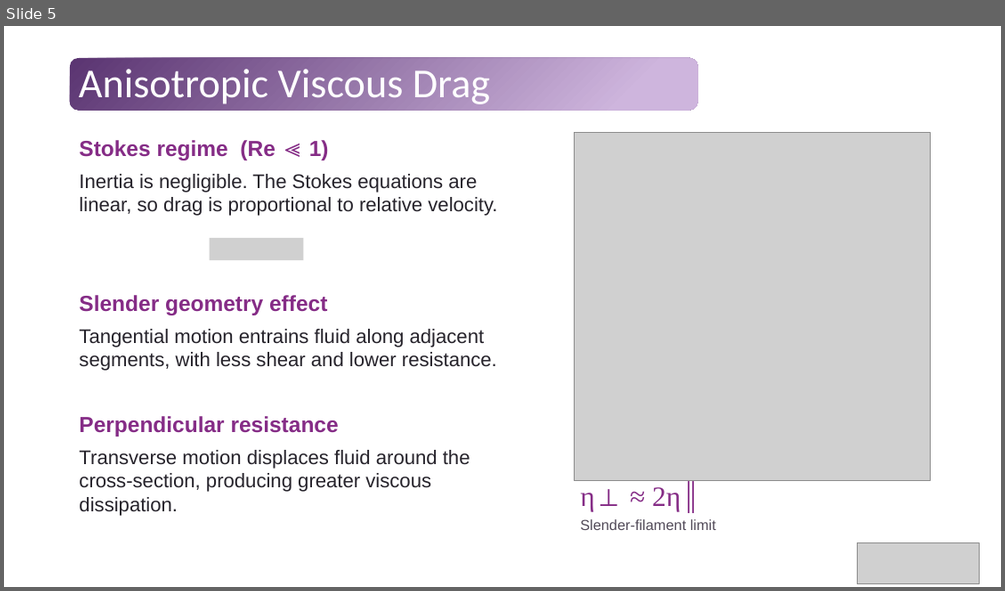
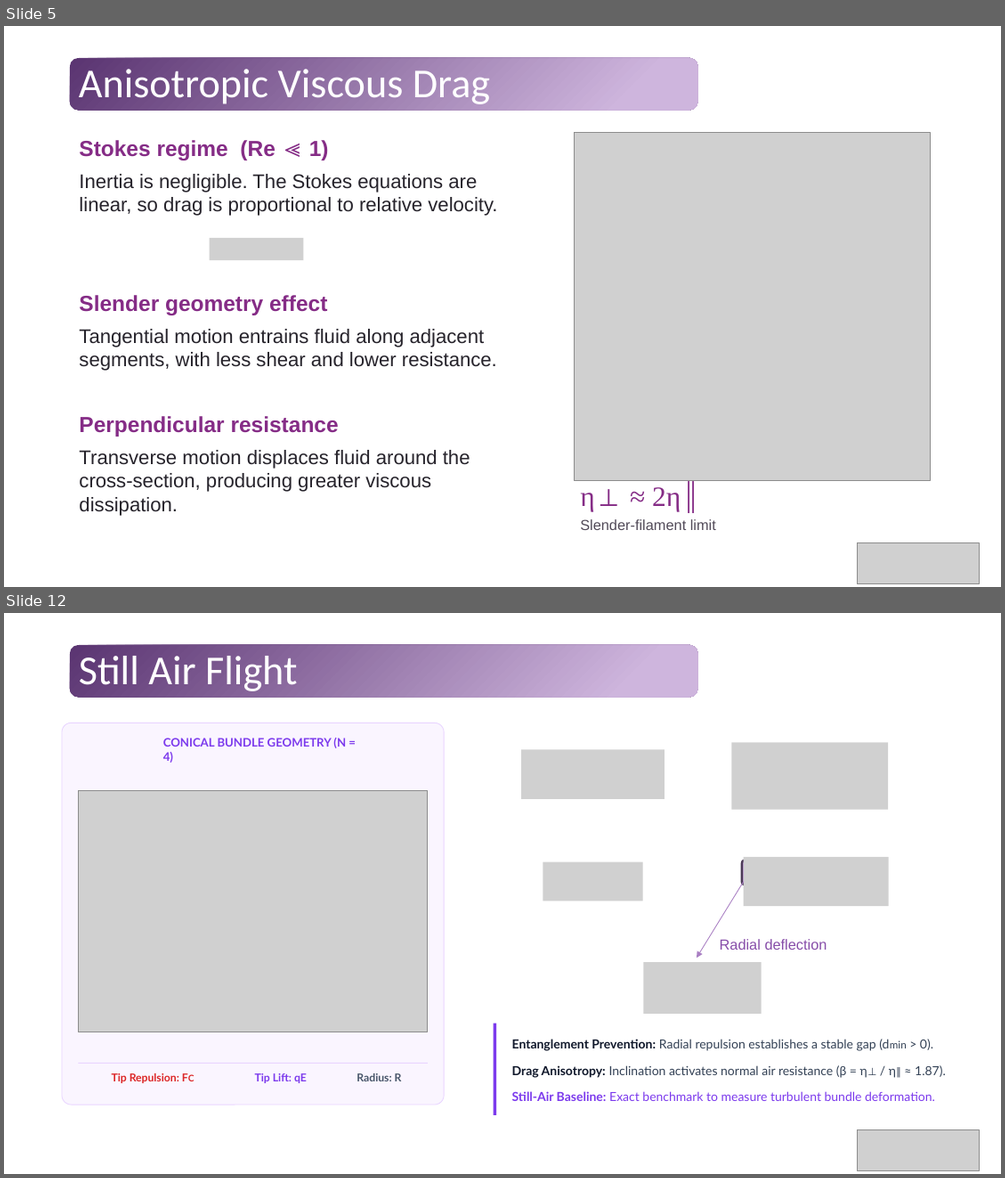
Before and after one commit to Tavi681/PoliPhysics, a slide deck: Tema 1/paper/Tema1.pptx. Shown one above the other, each under a label of ours: slide 5 before the commit, slides 5 and 12 after it; the slides between them are not shown. The pictures are 1005x591 and 1005x1178 pixels, drawn with LibreOffice and Linux fonts; fonts in the diff are those of the drawing; grey boxes stand for pictures; background and template pictures are left out. Boxes give left, top, right and bottom in pixels: in the first picture for what was removed or moved away, otherwise in the second. Text is boxed around its words. In the diff, an @@ line names an element or a change of style, - is before the commit and + after.

```diff
--- a/Tema 1/paper/Tema1.pptx
+++ b/Tema 1/paper/Tema1.pptx
@@ slide 12 added at <box>4,613,1001,1174</box>, background #FFFFFF; not listed: 1 template element that a slide beside it also shows @@
@@ title added at <box>79,656,297,691</box>, 39.6 pt, text #FFFFFF @@
+Still Air Flight
@@ rounded rectangle added at <box>62,723,444,1104</box>, fill #FAF5FF, outline #E9D5FF 0.75 pt @@
@@ text added at <box>163,738,346,763</box>, 11.2 pt, text #7C3AED, bold @@
+CONICAL BUNDLE GEOMETRY (N = 4)
@@ picture added at <box>732,742,888,810</box> @@
@@ picture added at <box>521,750,664,799</box> @@
@@ picture added at <box>78,791,428,1032</box> @@
@@ picture added at <box>543,862,643,900</box> @@
@@ rounded rectangle added at <box>742,860,761,884</box>, fill #AD84C6, outline #4C3A57 2 pt @@
@@ picture added at <box>744,857,889,906</box> @@
@@ arrow added from (744, 882) to (696, 957), #AA7FC3 0.75 pt @@
@@ text added at <box>720,939,827,949</box>, 14 pt, text #874EA9 @@
+Radial deflection
@@ picture added at <box>643,962,760,1013</box> @@
@@ rectangle added at <box>493,1022,994,1115</box>, fill #FFFFFF @@
@@ rectangle added at <box>493,1022,496,1115</box>, fill #7C3AED @@
@@ text added at <box>512,1038,933,1051</box>, 12 pt, text #334155 @@
+Entanglement Prevention: Radial repulsion establishes a stable gap (dmin > 0).
@@ rectangle added at <box>78,1062,428,1063</box>, fill #E9D5FF @@
@@ text added at <box>512,1065,946,1078</box>, 12 pt, text #334155 @@
+Drag Anisotropy: Inclination activates normal air resistance (β = η⊥ / η∥ ≈ 1.87).
@@ text added at <box>112,1073,179,1083</box>, 10.5 pt, text #DC2626, bold @@
+Tip Repulsion: FC
@@ text added at <box>255,1073,307,1083</box>, 10.5 pt, text #7C3AED, bold @@
+Tip Lift: qE
@@ text added at <box>356,1073,402,1081</box>, 10.5 pt, text #475569, bold @@
+Radius: R
@@ text added at <box>512,1091,935,1101</box>, 12 pt, text #7C3AED @@
+Still-Air Baseline: Exact benchmark to measure turbulent bundle deformation.
@@ picture added at <box>858,1130,979,1171</box> @@
```
Also in this commit, not shown: 6 slides changed, 9 other slides added, 2 slides removed, 1 other file.
